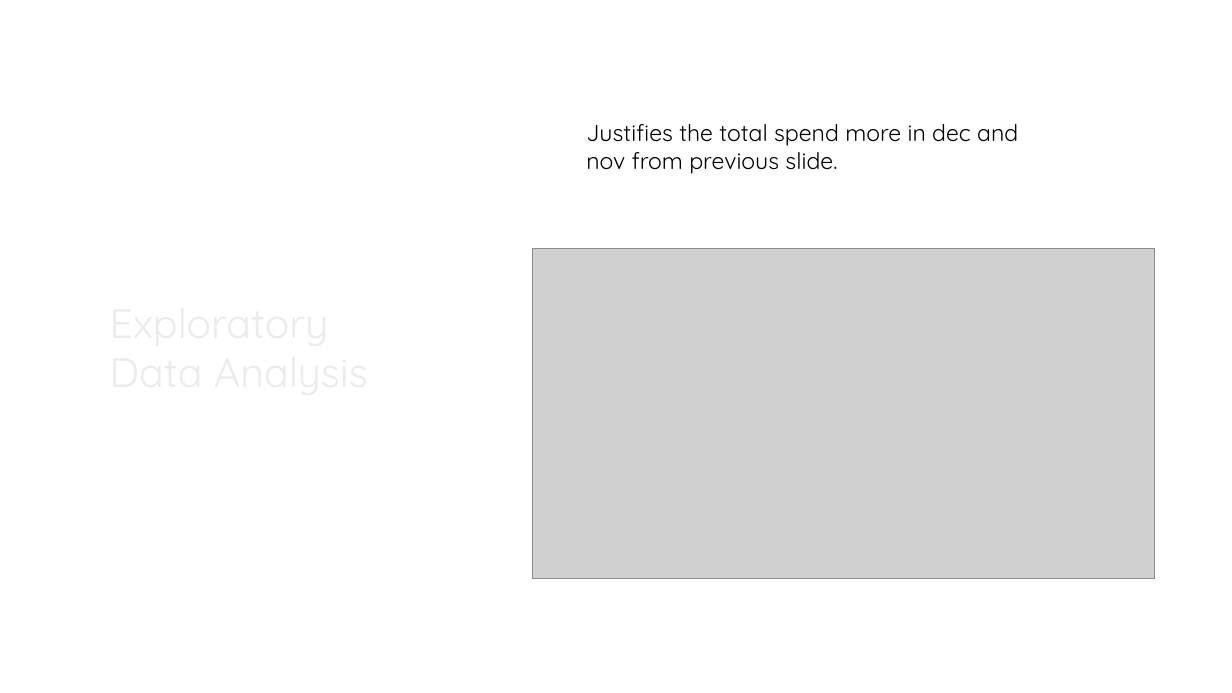
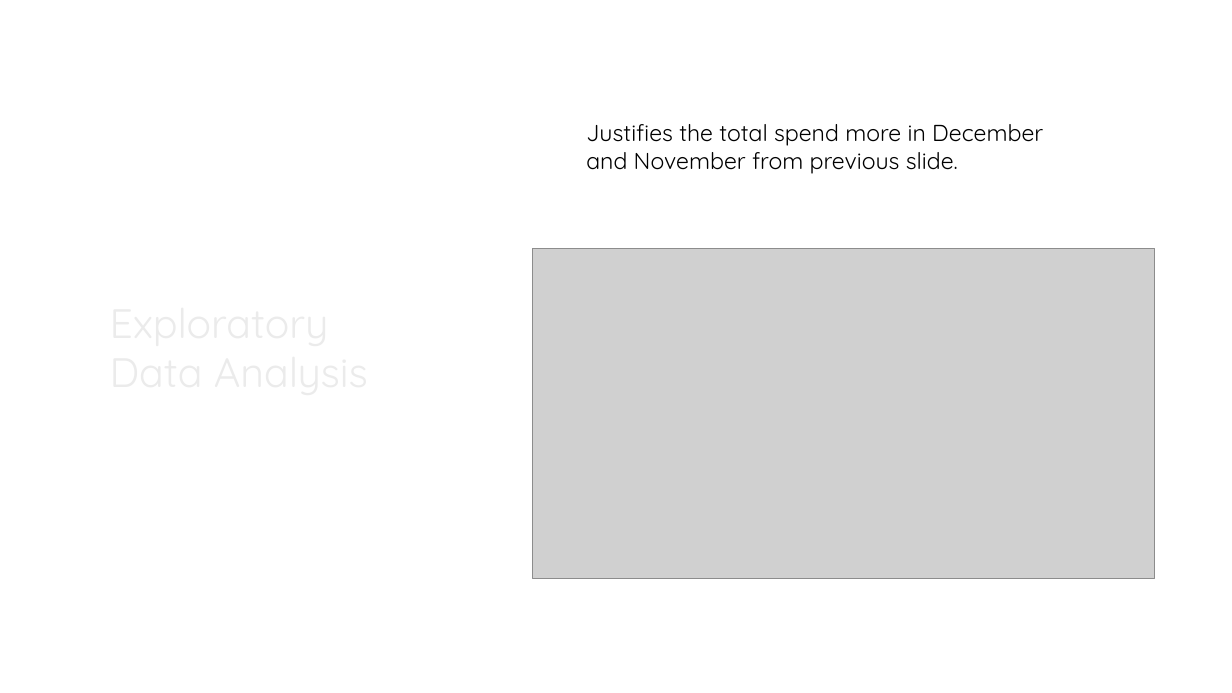
Before and after one commit to advait22/salesAnalysis, a slide deck: slide 8 of sales.pptx. Drawn at 1232x693 pixels with LibreOffice and Linux fonts; fonts in the diff are those of the drawing; grey boxes stand for pictures; background and template pictures are left out. Boxes give left, top, right and bottom in pixels: in the first picture for what was removed or moved away, otherwise in the second. Text is boxed around its words. In the diff, an @@ line names an element or a change of style, - is before the commit and + after.

```diff
--- a/sales.pptx
+++ b/sales.pptx
@@ text at (586, 124, 1043, 174): text changed @@
-Justifies the total spend more in dec and nov from previous slide.
+Justifies the total spend more in December and November from previous slide.
```
Also in this commit, not shown: 2 other slides changed, 1 other file.
